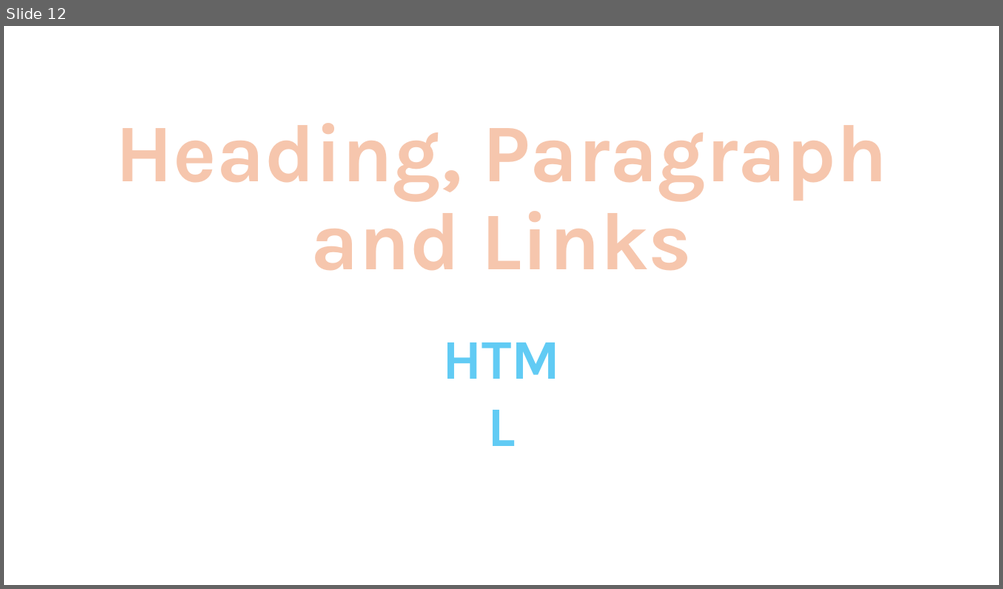
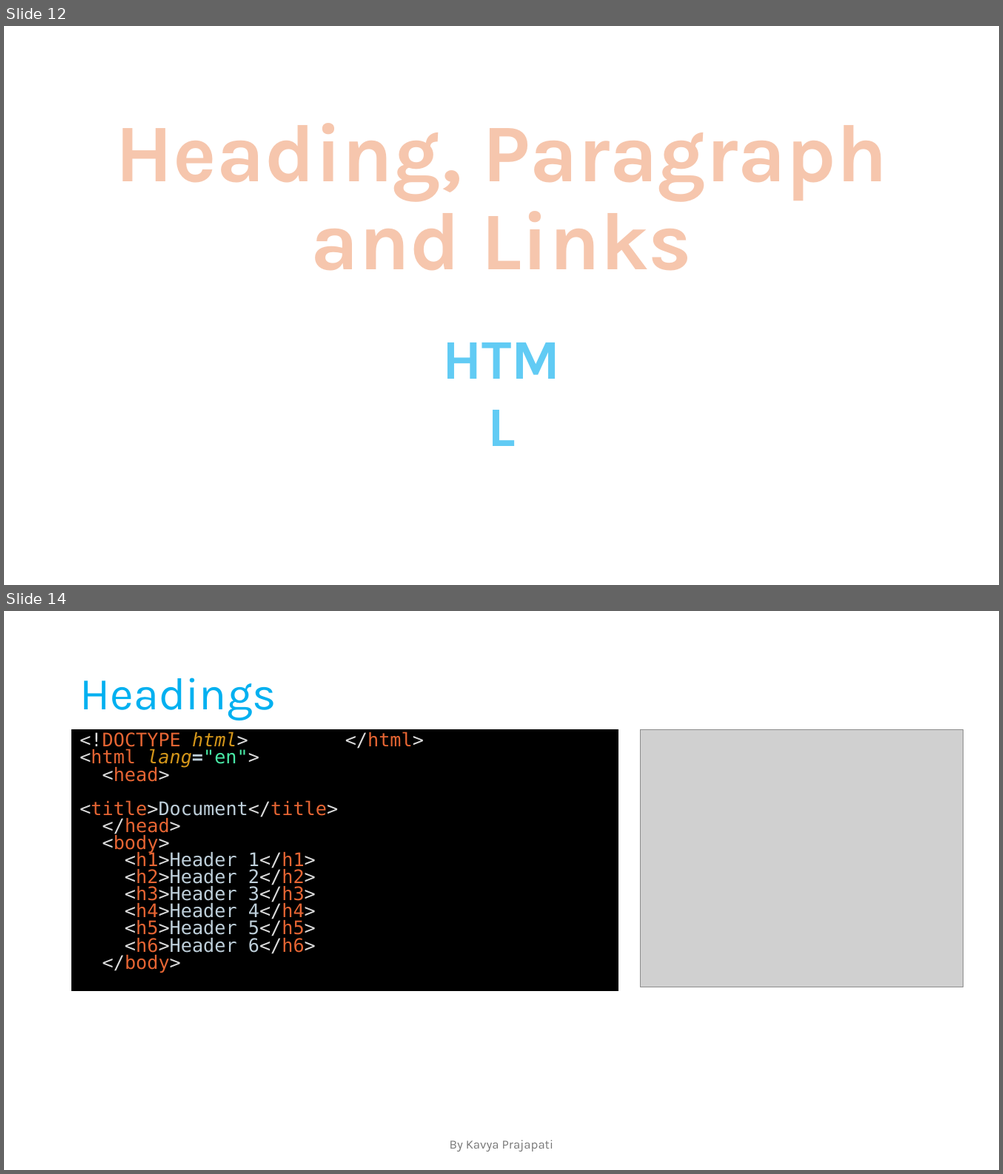
Before and after one commit to prajapati-satyam/Web-Development, a slide deck: Notes.pptx. Shown one above the other, each under a label of ours: slide 12 before the commit, slides 12 and 14 after it; the slides between them are not shown. The pictures are 1003x589 and 1003x1174 pixels, drawn with LibreOffice and Linux fonts; fonts in the diff are those of the drawing; grey boxes stand for pictures. Boxes give left, top, right and bottom in pixels: in the first picture for what was removed or moved away, otherwise in the second. Text is boxed around its words. In the diff, an @@ line names an element or a change of style, - is before the commit and + after.

```diff
--- a/Notes.pptx
+++ b/Notes.pptx
@@ slide 14 added at box(4, 611, 999, 1170), background #FFFFFF @@
@@ title added at box(79, 678, 276, 721), 44 pt, text #00B0F0 @@
+Headings
@@ rectangle added at box(73, 730, 618, 991), fill #000000, outline #000000 1.5 pt, 18 pt, text #E66533 @@
+<!DOCTYPE html>
+<html lang="en">
+<head>
+<title>Document</title>
+</head>
+<body>
+<h1>Header 1</h1>
+<h2>Header 2</h2>
+<h3>Header 3</h3>
+<h4>Header 4</h4>
+<h5>Header 5</h5>
+<h6>Header 6</h6>
+</body>
+</html>
@@ picture added at box(640, 730, 963, 988) @@
@@ text added at box(449, 1140, 553, 1152), 12 pt, text #797979 @@
+By Kavya Prajapati
```
Also in this commit, not shown: 14 other slides added.
